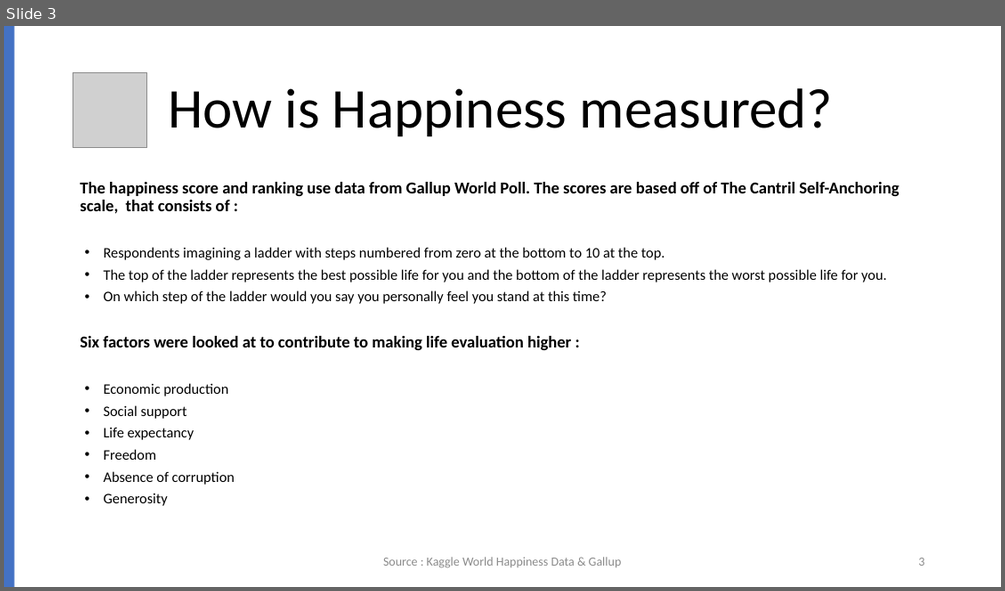
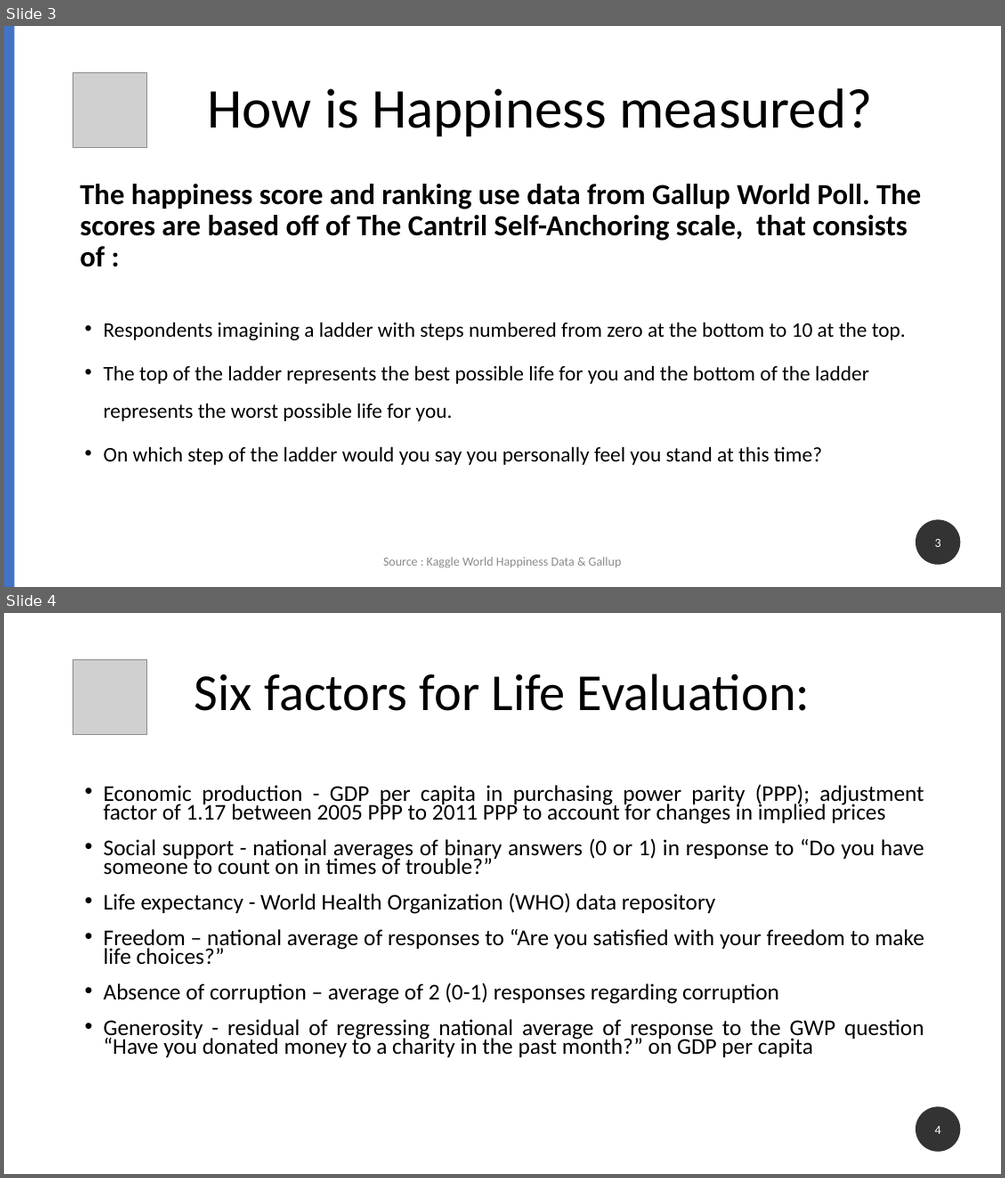
Before and after one commit to jcook25/project-one, a slide deck: World Happiness Report .pptx. Shown one above the other, each under a label of ours: slide 3 before the commit, slides 3 and 4 after it. The pictures are 1005x591 and 1005x1178 pixels, drawn with LibreOffice and Linux fonts; fonts in the diff are those of the drawing; grey boxes stand for pictures. Boxes give left, top, right and bottom in pixels: in the first picture for what was removed or moved away, otherwise in the second. Text is boxed around its words. In the diff, an @@ line names an element or a change of style, - is before the commit and + after.

```diff
--- a/World Happiness Report .pptx
+++ b/World Happiness Report .pptx
@@ slide 4 added at bbox=[4, 613, 1001, 1174], background #FFFFFF @@
@@ picture added at bbox=[73, 659, 147, 734] @@
@@ title added at bbox=[194, 674, 809, 711], 50 pt, text #000000 @@
+Six factors for Life Evaluation:
@@ text added at bbox=[104, 784, 924, 1057], 21.7 pt, text #000000 @@
+• Economic production - GDP per capita in purchasing power parity (PPP); adjustment factor of 1.17 between 2005 PPP to 2011 PPP to account for changes in implied prices
+• Social support - national averages of binary answers (0 or 1) in response to “Do you have someone to count on in times of trouble?”
+• Life expectancy - World Health Organization (WHO) data repository
+• Freedom – national average of responses to “Are you satisfied with your freedom to make life choices?”
+• Absence of corruption – average of 2 (0-1) responses regarding corruption
+• Generosity - residual of regressing national average of response to the GWP question “Have you donated money to a charity in the past month?” on GDP per capita
@@ page number added at bbox=[915, 1107, 961, 1151], fill #000000 at 80% opacity, 12 pt, text #FFFFFF @@
+4
@@ slide 3 changed as well @@
@@ text "How is Happiness measured?" at bbox=[208, 88, 872, 136]: alignment left to centre @@
@@ text "The happiness score and ranking ..." at bbox=[80, 184, 921, 465]: size 16 to 28 pt in "The happiness score and ranking use data ..."; size 14 to 20 pt in "Respondents imagining a ladder with steps numbered ...", "The top of the ladder represents the ...", "On which step of the ladder would ..."; line spacing 0.9 to 1.5 @@
@@ text at bbox=[80, 336, 571, 506]: paragraphs removed @@
-Six factors were looked at to contribute to making life evaluation higher :
-• Economic production
-• Social support
-• Life expectancy
-• Freedom
-• Absence of corruption
-• Generosity
@@ page number: place and size @@
-page number at bbox=[918, 557, 924, 565]
+page number at bbox=[915, 520, 961, 564]
@@ page number at bbox=[915, 520, 961, 564]: text colour #8C8C8C to #FFFFFF; alignment right to centre; fill none to #000000 at 80% opacity @@
```
Also in this commit, not shown: 3 other slides changed, 9 other slides added, 5 slides removed.
